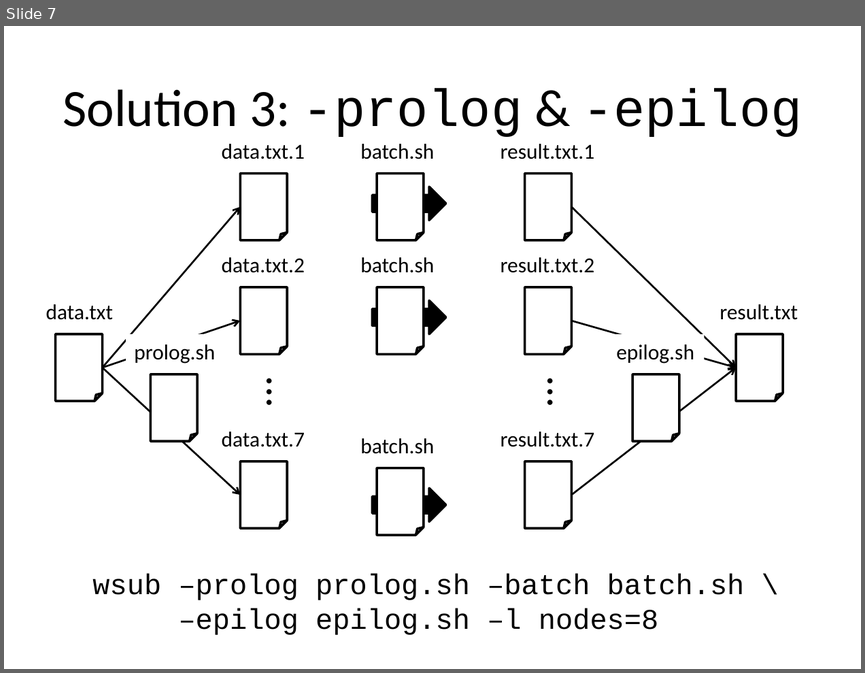
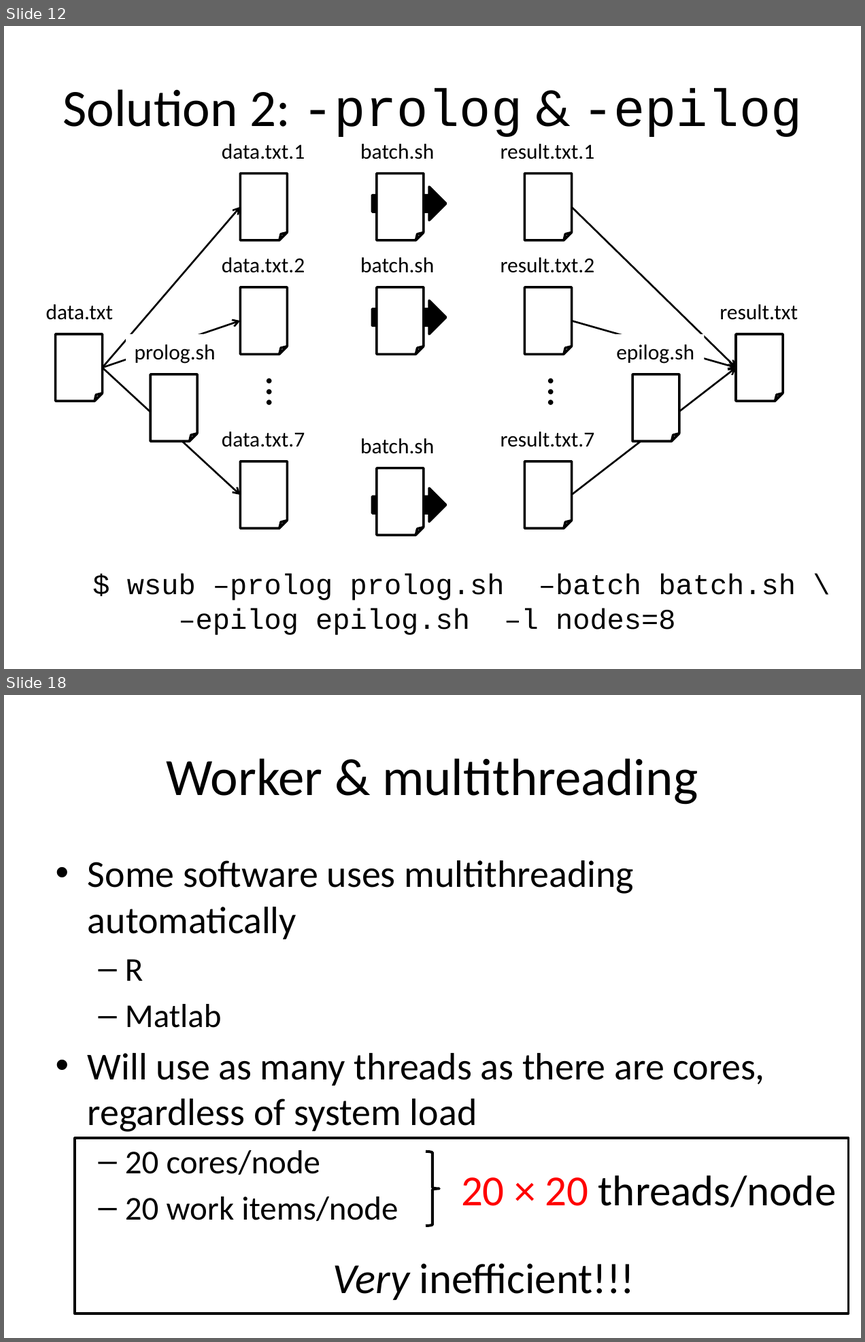
Before and after one commit to gjbex/worker, a slide deck: doc/worker.pptx. Shown one above the other, each under a label of ours: slide 7 before the commit, slides 12 and 18 after it; the slides between them are not shown. The pictures are 865x673 and 865x1342 pixels, drawn with LibreOffice and Linux fonts; fonts in the diff are those of the drawing. Boxes give left, top, right and bottom in pixels: in the first picture for what was removed or moved away, otherwise in the second. Text is boxed around its words. In the diff, an @@ line names an element or a change of style, - is before the commit and + after.

```diff
--- a/doc/worker.pptx
+++ b/doc/worker.pptx
@@ slide 18 added at (4,695,861,1338), background #FFFFFF @@
@@ title added at (166,758,698,804), 44 pt, text #000000 @@
+Worker & multithreading
@@ text added at (88,860,765,1221), 32 pt, text #000000 @@
+• Some software uses multithreading automatically
+  – R
+  – Matlab
+• Will use as many threads as there are cores, regardless of system load
+  – 20 cores/node
+  – 20 work items/node
@@ rectangle added at (75,1138,849,1314), outline #000000 2 pt @@
@@ right brace added at (426,1151,439,1225), outline #000000 2.25 pt @@
@@ text added at (461,1175,836,1207), 36 pt, text #000000 @@
+20 × 20 threads/node
@@ text added at (333,1263,635,1300), 36 pt, text #000000 @@
+Very inefficient!!!
@@ what was slide 7 is now slide 12 @@
@@ slide 12 changed as well @@
@@ title at (62,88,802,137): text changed @@
-Solution 3: -prolog & -epilog
+Solution 2: -prolog & -epilog
@@ text at (127,573,796,600): text changed @@
-wsub –prolog prolog.sh –batch batch.sh \
+$ wsub –prolog prolog.sh –batch batch.sh \
```
Also in this commit, not shown: 8 other slides changed, 17 other slides added.
